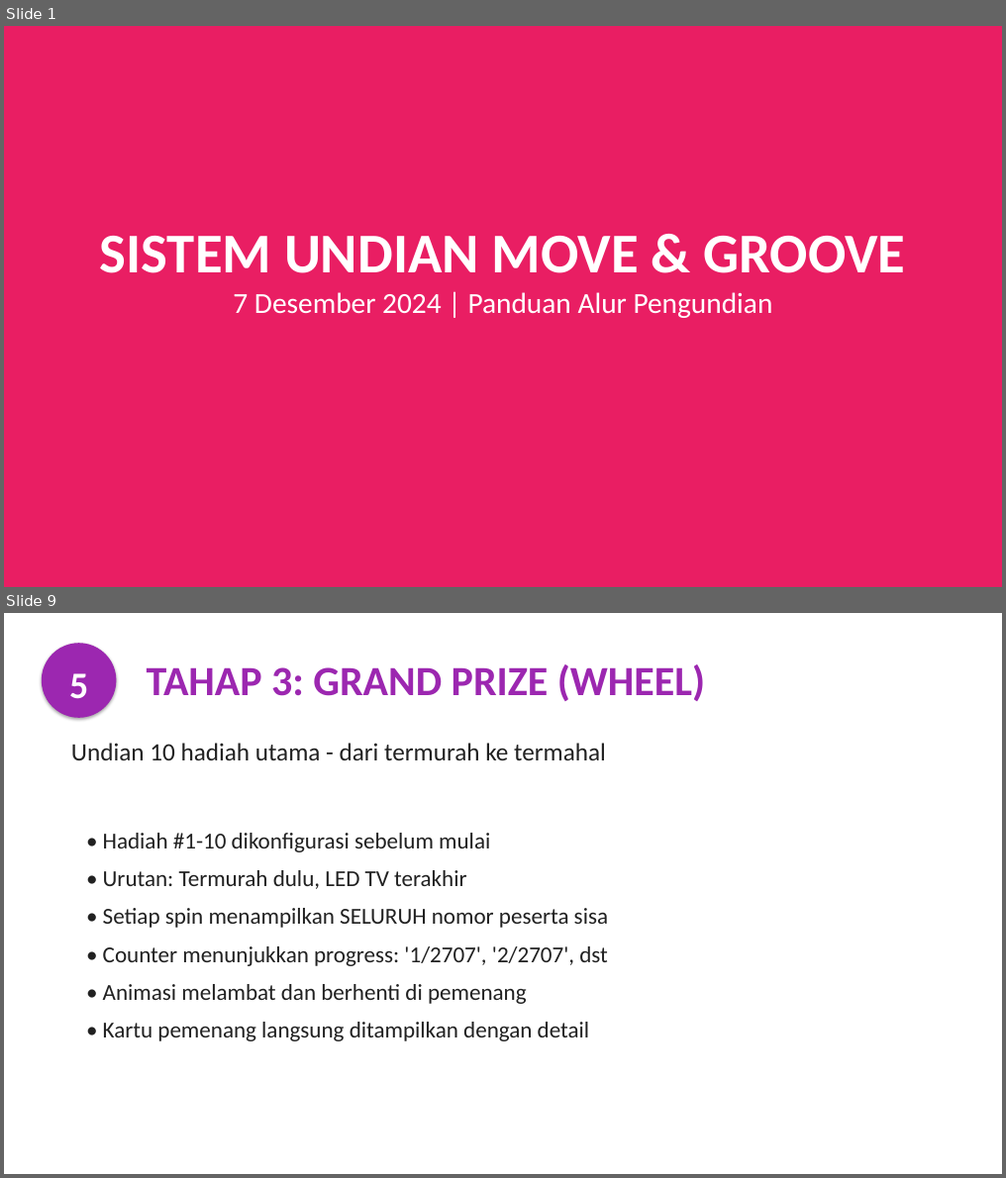
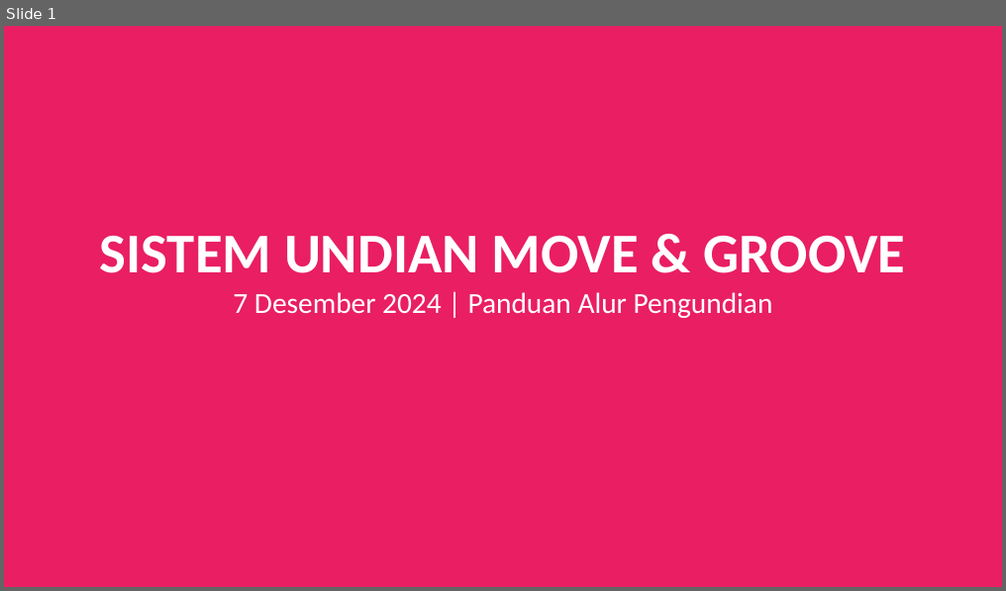
Before and after one commit to Wahyoe-underscore/LotteryStream, a slide deck: MoveGroove_Flow_Presentation.pptx. Shown one above the other, each under a label of ours: slides 1 and 9 before the commit, slide 1 after it; the slides between them are not shown. The pictures are 1006x1178 and 1006x591 pixels, drawn with LibreOffice and Linux fonts; fonts in the diff are those of the drawing. Boxes give left, top, right and bottom in pixels: in the first picture for what was removed or moved away, otherwise in the second. Text is boxed around its words. In the diff, an @@ line names an element or a change of style, - is before the commit and + after.

```diff
--- a/MoveGroove_Flow_Presentation.pptx
+++ b/MoveGroove_Flow_Presentation.pptx
@@ slide 9 removed at bbox=[4, 613, 1002, 1174], background #FFFFFF @@
@@ ellipse removed at bbox=[42, 643, 116, 718] @@
@@ text removed at bbox=[147, 664, 705, 701] @@
-TAHAP 3: GRAND PRIZE (WHEEL)
@@ text removed at bbox=[69, 673, 88, 699] @@
-5
@@ text removed at bbox=[71, 743, 606, 761] @@
-Undian 10 hadiah utama - dari termurah ke termahal
@@ text removed at bbox=[103, 833, 608, 1042] @@
-• Hadiah #1-10 dikonfigurasi sebelum mulai
-• Urutan: Termurah dulu, LED TV terakhir
-• Setiap spin menampilkan SELURUH nomor peserta sisa
-• Counter menunjukkan progress: '1/2707', '2/2707', dst
-• Animasi melambat dan berhenti di pemenang
-• Kartu pemenang langsung ditampilkan dengan detail
```
Also in this commit, not shown: 3 slides changed, 8 slides added, 8 other slides removed, 6 other files.
